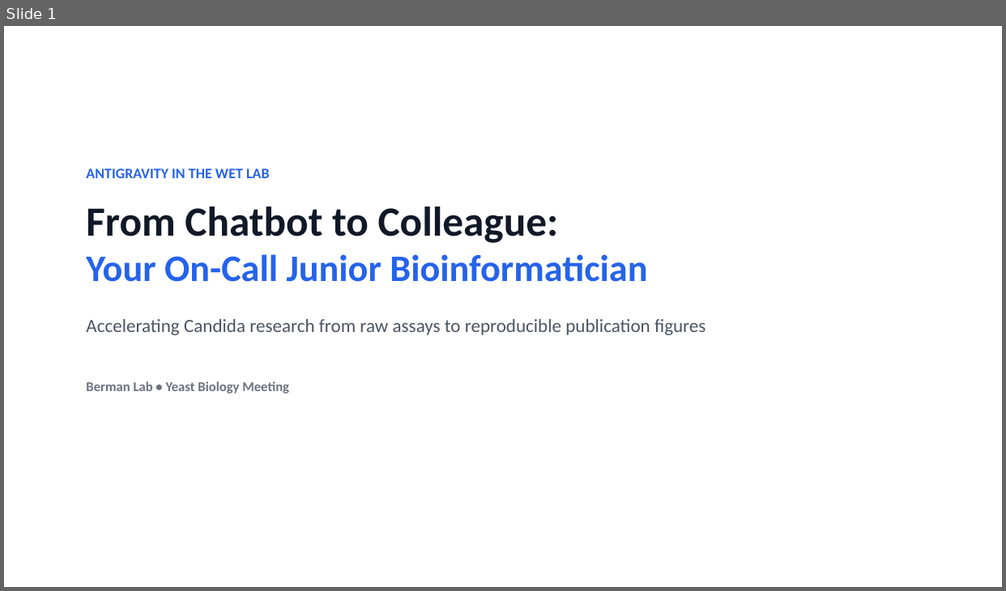
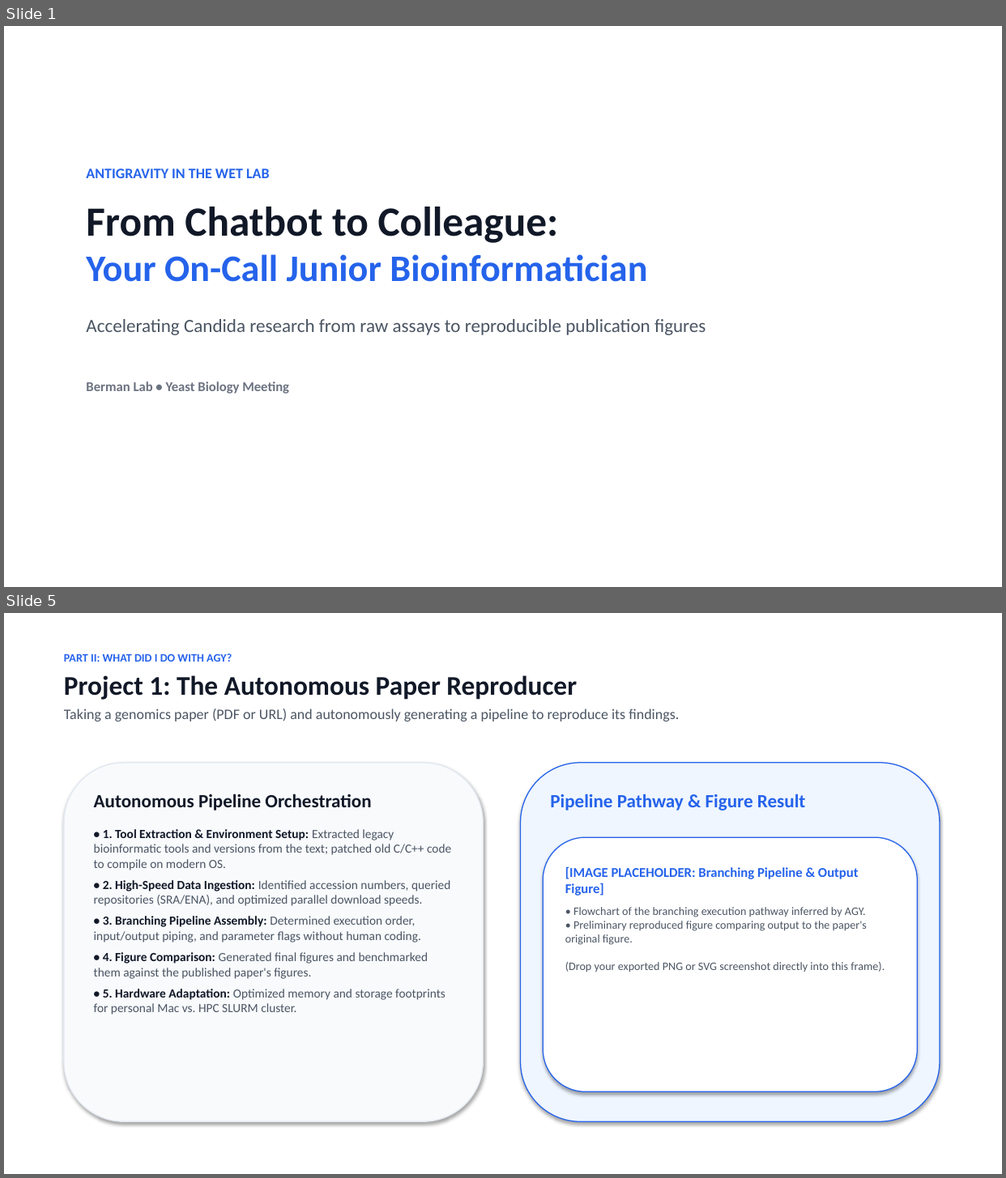
Before and after one commit to berman-lab/antigravity-intoduction-presentation, a slide deck: antigravity_lab_presentation.pptx. Shown one above the other, each under a label of ours: slide 1 before the commit, slides 1 and 5 after it; the slides between them are not shown. The pictures are 1006x591 and 1006x1178 pixels, drawn with LibreOffice and Linux fonts; fonts in the diff are those of the drawing. Boxes give left, top, right and bottom in pixels: in the first picture for what was removed or moved away, otherwise in the second. Text is boxed around its words. In the diff, an @@ line names an element or a change of style, - is before the commit and + after.

```diff
--- a/antigravity_lab_presentation.pptx
+++ b/antigravity_lab_presentation.pptx
@@ slide 5 added at box(4, 613, 1002, 1174), background #FFFFFF @@
@@ text added at box(64, 653, 679, 722), 14 pt, text #4B5563 @@
+PART II: WHAT DID I DO WITH AGY?
+Project 1: The Autonomous Paper Reproducer
+Taking a genomics paper (PDF or URL) and autonomously generating a pipeline to reproduce its findings.
@@ rounded rectangle added at box(64, 763, 484, 1122), fill #F8FAFC, outline #E2E8F0 1 pt @@
@@ rounded rectangle added at box(521, 763, 940, 1122), fill #EFF6FF, outline #2563EB 1 pt @@
@@ text added at box(94, 794, 451, 1015), 12 pt, text #4B5563 @@
+Autonomous Pipeline Orchestration
+• 1. Tool Extraction & Environment Setup: Extracted legacy bioinformatic tools and versions from the text; patched old C/C++ code to compile on modern OS.
+• 2. High-Speed Data Ingestion: Identified accession numbers, queried repositories (SRA/ENA), and optimized parallel download speeds.
+• 3. Branching Pipeline Assembly: Determined execution order, input/output piping, and parameter flags without human coding.
+• 4. Figure Comparison: Generated final figures and benchmarked them against the published paper's figures.
+• 5. Hardware Adaptation: Optimized memory and storage footprints for personal Mac vs. HPC SLURM cluster.
@@ text added at box(550, 794, 806, 811), 18 pt, text #2563EB, bold @@
+Pipeline Pathway & Figure Result
@@ rounded rectangle added at box(543, 837, 918, 1093), fill #FFFFFF, outline #2563EB 1 pt @@
@@ text added at box(565, 867, 884, 973), 11 pt, text #4B5563 @@
+[IMAGE PLACEHOLDER: Branching Pipeline & Output Figure]
+• Flowchart of the branching execution pathway inferred by AGY.
+• Preliminary reproduced figure comparing output to the paper's original figure.
+(Drop your exported PNG or SVG screenshot directly into this frame).
```
Also in this commit, not shown: 10 slides changed, 6 other slides added, 6 slides removed, 4 other files.
